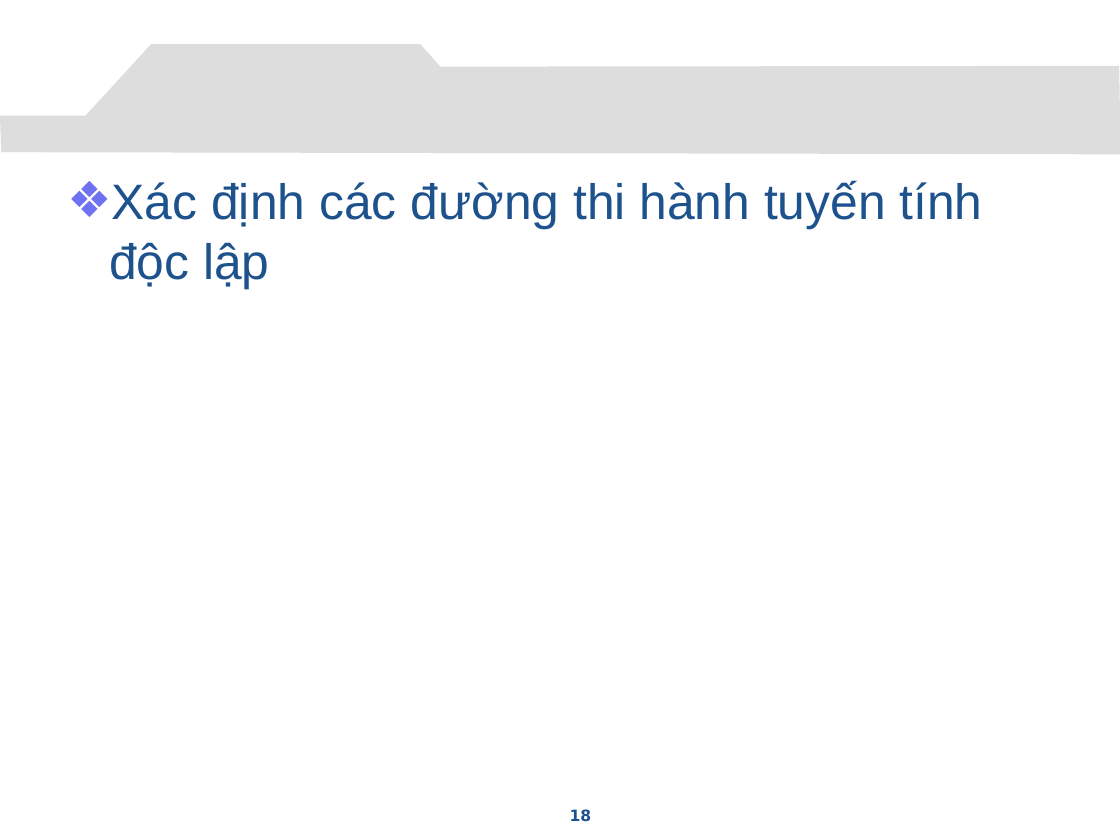
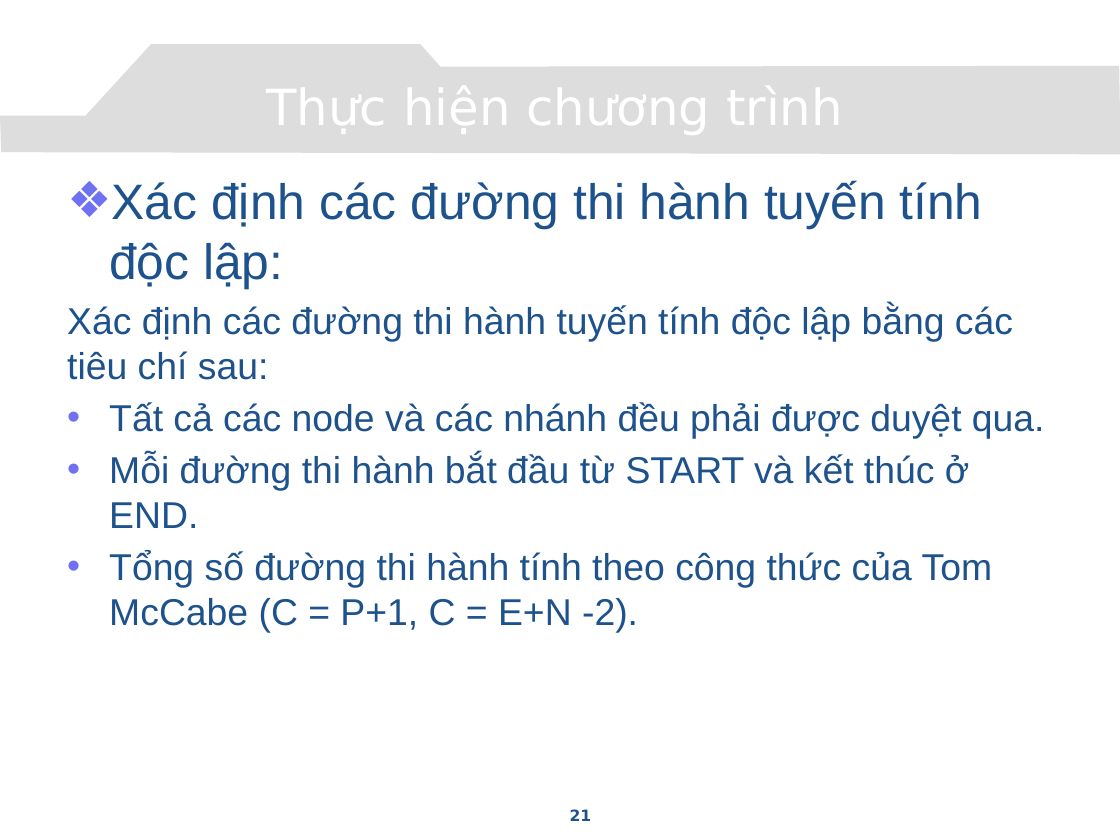
Before and after one commit to congcuong-cse/autotesting-lvtn, a slide deck: slide 21 of Document/Presentation.pptx (slide 18 before the commit). Drawn at 1120x840 pixels with LibreOffice and Linux fonts; fonts in the diff are those of the drawing; background and template pictures are left out. Boxes give left, top, right and bottom in pixels: in the first picture for what was removed or moved away, otherwise in the second. Text is boxed around its words. In the diff, an @@ line names an element or a change of style, - is before the commit and + after.

```diff
--- a/Document/Presentation.pptx
+++ b/Document/Presentation.pptx
@@ title added at bbox=[75, 71, 1036, 140], 32 pt, text #FFFFFF @@
+Thực hiện chương trình
@@ text at bbox=[67, 180, 1045, 633]: text changed; size 32 to 24 pt @@
-❖ Xác định các đường thi hành tuyến tính độc lập
+❖ Xác định các đường thi hành tuyến tính độc lập:
+Xác định các đường thi hành tuyến tính độc lập bằng các tiêu chí sau:
+• Tất cả các node và các nhánh đều phải được duyệt qua.
+• Mỗi đường thi hành bắt đầu từ START và kết thúc ở END.
+• Tổng số đường thi hành tính theo công thức của Tom McCabe (C = P+1, C = E+N -2).
@@ page number at bbox=[570, 809, 592, 821]: text changed @@
-18
+21
```
Also in this commit, not shown: 11 other slides changed, 11 slides added.
